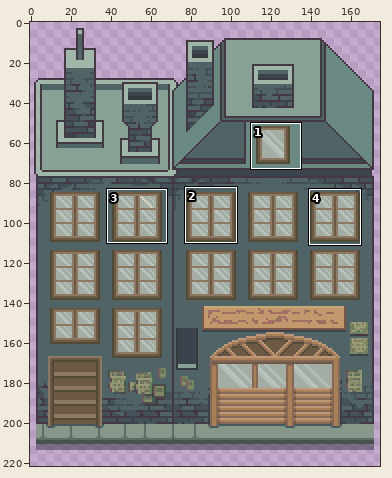
A sprite sheet gets an edit: assets/02_architecture/02_palud/paludBuildingLeft.png. Above, an overview of the earlier version with the close-up marked.
Close-up. The starting point:
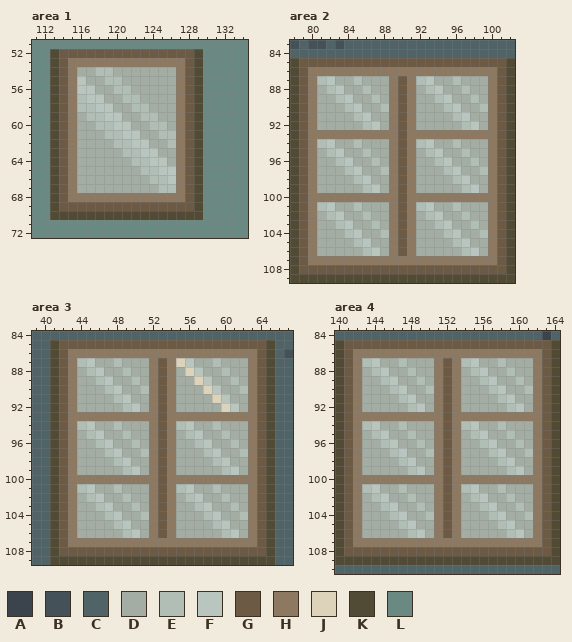
The file is 175x215 pixels. Colours within 5 levels of each other are drawn and written as one. Shown: area 1: x 111..134, y 51..72; area 2: x 78..102, y 83..109; area 3: x 39..67, y 84..109; area 4: x 140..164, y 84..110. The old version is drawn lined up with the new one, on the new canvas. The wide view leaves out empty margins. The commit also changed other parts of the picture, which this record leaves out.
Palette (. is transparent): A #3b444c  B #445158  C #506366  D #a4ada3  E #b0beb5  F #b9c6c0  G #6d5a45  H #8d7961  J #ddd2ba  K #514a34  L #6b8983
And afterwards:
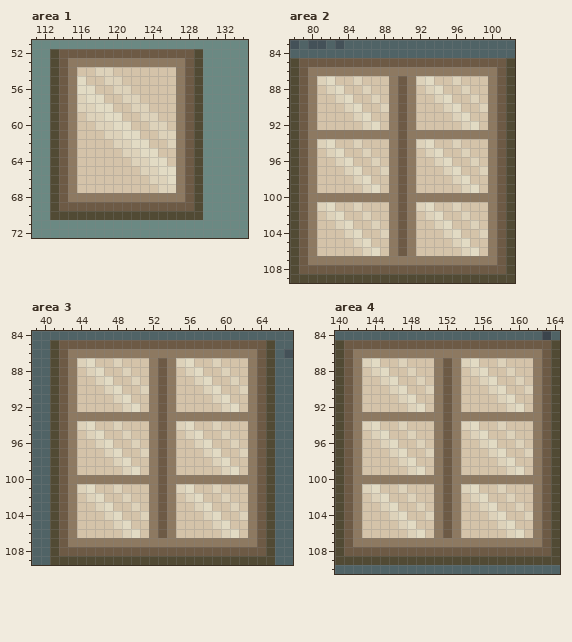
Change:
canvas 175x215 -> 175x237
colour D: #a4ada3 -> #d4c3a9
colour F: #b9c6c0 -> #e2dbc4
Area 1:
y 54: x 118..119 EE -> JJ
y 55: x 119..120 EE -> JJ
y 56: x 120..121 EE -> JJ
y 57: x 116 E -> J; x 121..122 EE -> JJ
y 58: x 116..117 EE -> JJ; x 122..123 EE -> JJ
y 59: x 117..118 EE -> JJ; x 123..124 EE -> JJ
y 60: x 118..119 EE -> JJ; x 124..125 EE -> JJ
y 61: x 119..120 EE -> JJ; x 125..126 EE -> JJ
y 62: x 120..121 EE -> JJ; x 126 E -> J
y 63: x 121..122 EE -> JJ
y 64: x 122..123 EE -> JJ
y 65: x 123..124 EE -> JJ
y 66: x 124..125 EE -> JJ
y 67: x 125..126 EE -> JJ
Area 2:
y 87: x 81 E -> J; x 85 E -> J; x 92 E -> J; x 96 E -> J
y 88: x 82 E -> J; x 86 E -> J; x 93 E -> J; x 97 E -> J
y 89: x 83 E -> J; x 87 E -> J; x 94 E -> J; x 98 E -> J
y 90: x 84 E -> J; x 88 E -> J; x 95 E -> J; x 99 E -> J
y 91: x 85 E -> J; x 96 E -> J
y 92: x 86 E -> J; x 97 E -> J
y 94: x 81 E -> J; x 85 E -> J; x 92 E -> J; x 96 E -> J
y 95: x 82 E -> J; x 86 E -> J; x 93 E -> J; x 97 E -> J
y 96: x 83 E -> J; x 87 E -> J; x 94 E -> J; x 98 E -> J
y 97: x 84 E -> J; x 88 E -> J; x 95 E -> J; x 99 E -> J
y 98: x 85 E -> J; x 96 E -> J
y 99: x 86 E -> J; x 97 E -> J
y 101: x 81 E -> J; x 85 E -> J; x 92 E -> J; x 96 E -> J
y 102: x 82 E -> J; x 86 E -> J; x 93 E -> J; x 97 E -> J
y 103: x 83 E -> J; x 87 E -> J; x 94 E -> J; x 98 E -> J
y 104: x 84 E -> J; x 88 E -> J; x 95 E -> J; x 99 E -> J
y 105: x 85 E -> J; x 96 E -> J
y 106: x 86 E -> J; x 97 E -> J
Area 3:
y 87: x 44 E -> J; x 48 E -> J; x 59 E -> J
y 88: x 45 E -> J; x 49 E -> J; x 60 E -> J
y 89: x 46 E -> J; x 50 E -> J; x 61 E -> J
y 90: x 47 E -> J; x 51 E -> J; x 62 E -> J
y 91: x 48 E -> J
y 92: x 49 E -> J
y 94: x 44 E -> J; x 48 E -> J; x 55 E -> J; x 59 E -> J
y 95: x 45 E -> J; x 49 E -> J; x 56 E -> J; x 60 E -> J
y 96: x 46 E -> J; x 50 E -> J; x 57 E -> J; x 61 E -> J
y 97: x 47 E -> J; x 51 E -> J; x 58 E -> J; x 62 E -> J
y 98: x 48 E -> J; x 59 E -> J
y 99: x 49 E -> J; x 60 E -> J
y 101: x 44 E -> J; x 48 E -> J; x 55 E -> J; x 59 E -> J
y 102: x 45 E -> J; x 49 E -> J; x 56 E -> J; x 60 E -> J
y 103: x 46 E -> J; x 50 E -> J; x 57 E -> J; x 61 E -> J
y 104: x 47 E -> J; x 51 E -> J; x 58 E -> J; x 62 E -> J
y 105: x 48 E -> J; x 59 E -> J
y 106: x 49 E -> J; x 60 E -> J
Area 4:
y 87: x 143 E -> J; x 147 E -> J; x 154 E -> J; x 158 E -> J
y 88: x 144 E -> J; x 148 E -> J; x 155 E -> J; x 159 E -> J
y 89: x 145 E -> J; x 149 E -> J; x 156 E -> J; x 160 E -> J
y 90: x 146 E -> J; x 150 E -> J; x 157 E -> J; x 161 E -> J
y 91: x 147 E -> J; x 158 E -> J
y 92: x 148 E -> J; x 159 E -> J
y 94: x 143 E -> J; x 147 E -> J; x 154 E -> J; x 158 E -> J
y 95: x 144 E -> J; x 148 E -> J; x 155 E -> J; x 159 E -> J
y 96: x 145 E -> J; x 149 E -> J; x 156 E -> J; x 160 E -> J
y 97: x 146 E -> J; x 150 E -> J; x 157 E -> J; x 161 E -> J
y 98: x 147 E -> J; x 158 E -> J
y 99: x 148 E -> J; x 159 E -> J
y 101: x 143 E -> J; x 147 E -> J; x 154 E -> J; x 158 E -> J
y 102: x 144 E -> J; x 148 E -> J; x 155 E -> J; x 159 E -> J
y 103: x 145 E -> J; x 149 E -> J; x 156 E -> J; x 160 E -> J
y 104: x 146 E -> J; x 150 E -> J; x 157 E -> J; x 161 E -> J
y 105: x 147 E -> J; x 158 E -> J
y 106: x 148 E -> J; x 159 E -> J
